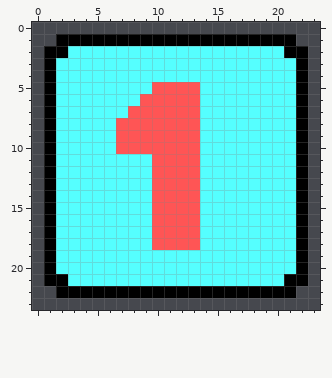
File history of a pixel-art file, resources/card_sprites.aseprite. This is how it looked before the edit.
24x24 pixels, 1 frame.
Now the later version:
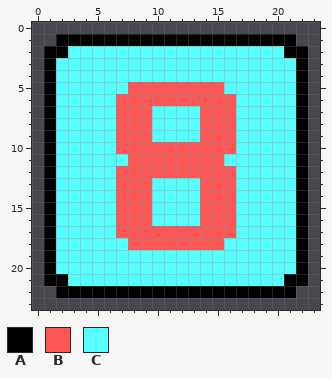
Palette (. is transparent): A #000000  B #ff5555  C #55ffff
The exact change:
{"change": "layer \"card_1\" now hidden"}
{"change": "layer \"card_8\" added"}
{"y":5,"x":8,"old":"CC","new":"BB"}
{"y":5,"x":14,"old":"CC","new":"BB"}
{"y":6,"x":7,"old":"CC","new":"BB"}
{"y":6,"x":14,"old":"CCC","new":"BBB"}
{"y":7,"x":7,"old":"C","new":"B"}
{"y":7,"x":10,"old":"BBBBCCC","new":"CCCCBBB"}
{"y":8,"x":10,"old":"BBBBCCC","new":"CCCCBBB"}
{"y":9,"x":10,"old":"BBBBCCC","new":"CCCCBBB"}
{"y":10,"x":14,"old":"CCC","new":"BBB"}
{"y":11,"x":8,"old":"CC","new":"BB"}
{"y":11,"x":14,"old":"CC","new":"BB"}
{"y":12,"x":7,"old":"CCC","new":"BBB"}
{"y":12,"x":14,"old":"CCC","new":"BBB"}
{"y":13,"x":7,"old":"CCCBBBBCCC","new":"BBBCCCCBBB"}
{"y":14,"x":7,"old":"CCCBBBBCCC","new":"BBBCCCCBBB"}
{"y":15,"x":7,"old":"CCCBBBBCCC","new":"BBBCCCCBBB"}
{"y":16,"x":7,"old":"CCCBBBBCCC","new":"BBBCCCCBBB"}
{"y":17,"x":7,"old":"CCC","new":"BBB"}
{"y":17,"x":14,"old":"CCC","new":"BBB"}
{"y":18,"x":8,"old":"CC","new":"BB"}
{"y":18,"x":14,"old":"CC","new":"BB"}
{"label":"changed","picture_box":[116,82,236,250]}
